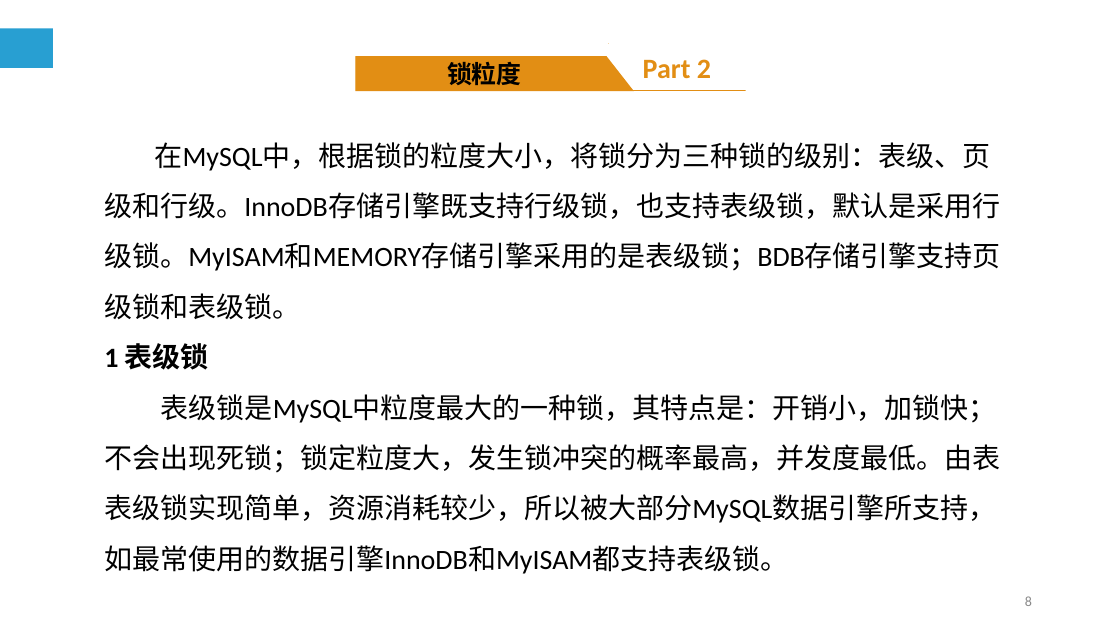
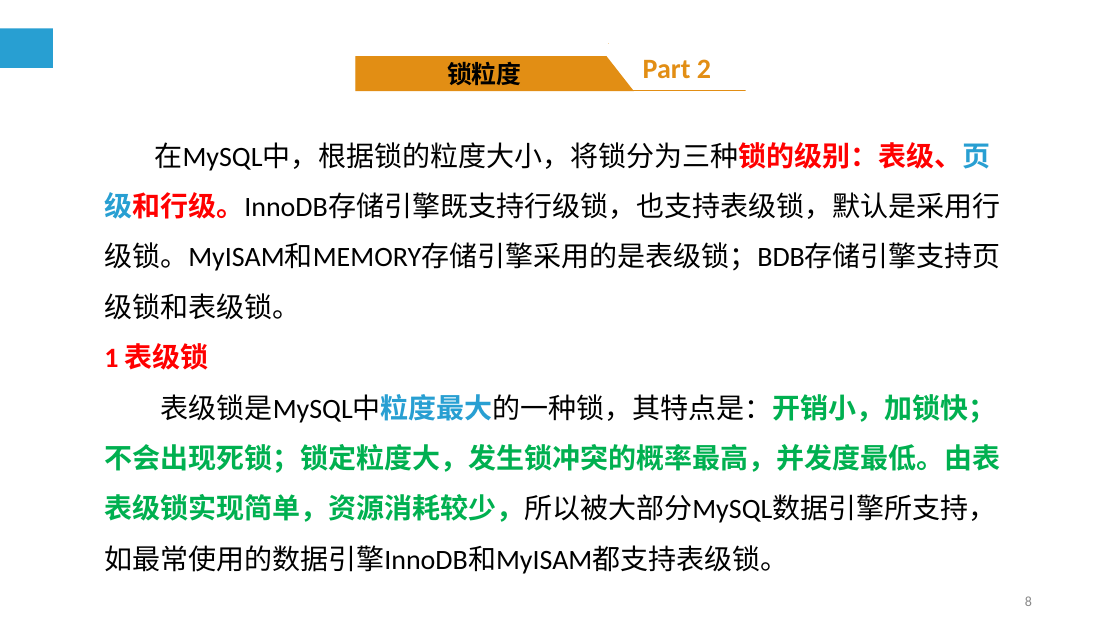
Before and after one commit to cqj726/mysql-s-PPT, a slide deck: slide 8 of PPT/第9章 MySQL编程基础（五）.ppt. Drawn at 1120x630 pixels with LibreOffice and Linux fonts; fonts in the diff are those of the drawing. Boxes give left, top, right and bottom in pixels: in the first picture for what was removed or moved away, otherwise in the second. Text is boxed around its words. In the diff, an @@ line names an element or a change of style, - is before the commit and + after.

```diff
--- a/PPT/第9章 MySQL编程基础（五）.ppt
+++ b/PPT/第9章 MySQL编程基础（五）.ppt
@@ text "在MySQL中，根据锁的粒度大小，将锁分为三种锁的级别：表级、页级和行级。InnoDB存储引擎既支持行级锁，也支持表级锁 ..." at box(104, 142, 1001, 574): text colour #000000 to #FF0000 in "在MySQL中，根据锁的粒度大小，将锁分为三种锁的级别：表级、页级和行级。InnoDB存储引擎既支持行级锁，也支持表级锁 ..."; text colour #000000 to #289FD2, bold on in "在MySQL中，根据锁的粒度大小，将锁分为三种锁的级别：表级、页级和行级。InnoDB存储引擎既支持行级锁，也支持表级锁 ...", "表级锁是MySQL中粒度最大的一种锁，其特点是：开销小，加锁快；不会出现死锁；锁定粒度大，发生锁冲突的概率最高，并发度最 ..."; text colour #000000 to #00B050 in "表级锁是MySQL中粒度最大的一种锁，其特点是：开销小，加锁快；不会出现死锁；锁定粒度大，发生锁冲突的概率最高，并发度最 ..." @@
```
Also in this commit, not shown: 10 other slides changed, 3 slides added, 2 slides removed, 3 other files.
